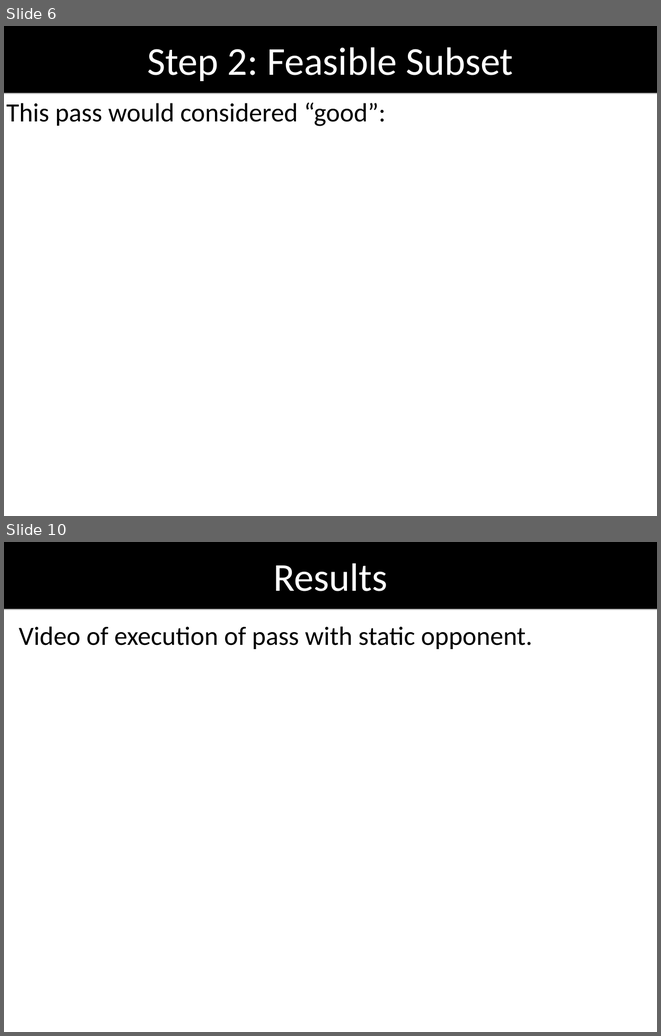
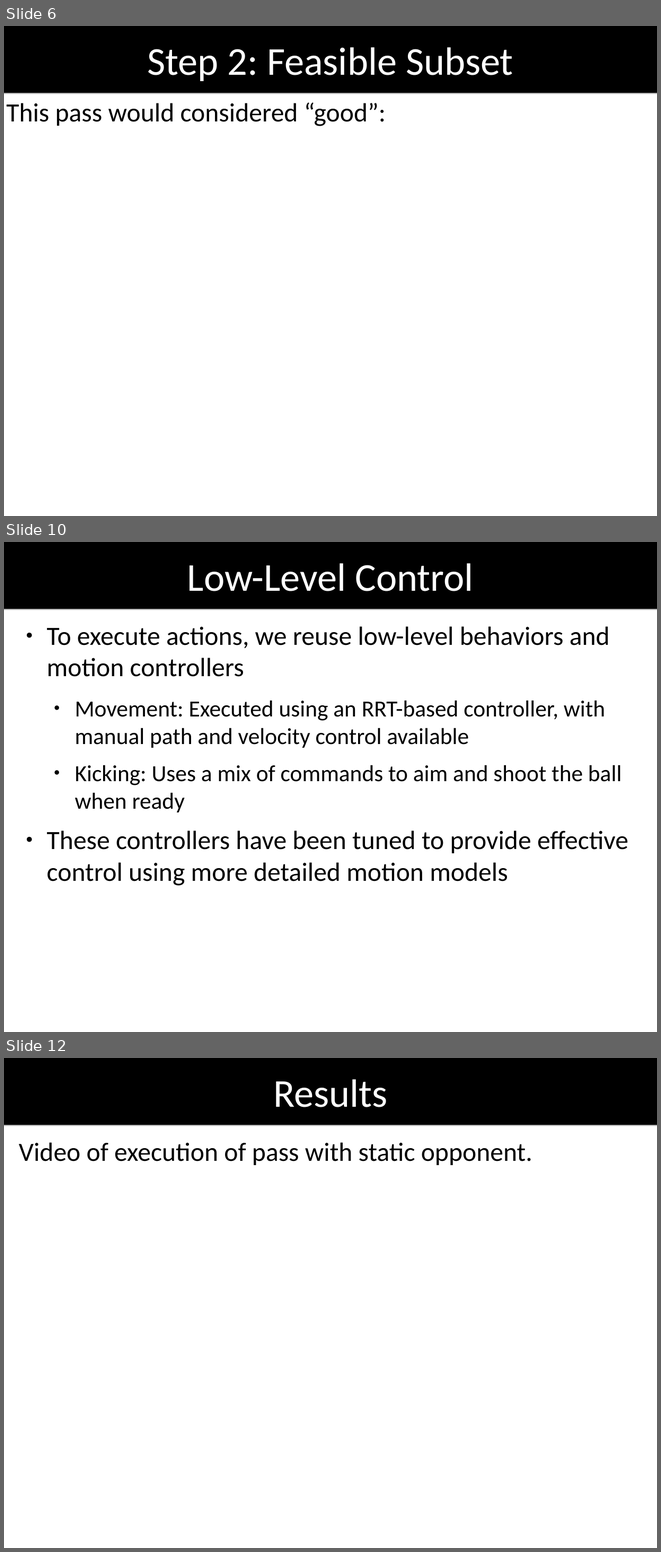
Before and after one commit to oarslan3/gt-cs-rip-projects, a slide deck: final/finalPresentation.odp. Shown one above the other, each under a label of ours: slides 6 and 10 before the commit, slides 6, 10 and 12 after it; the slides between them are not shown. The pictures are 661x1036 and 661x1552 pixels, drawn with LibreOffice and Linux fonts; fonts in the diff are those of the drawing; background and template pictures are left out. Boxes give left, top, right and bottom in pixels: in the first picture for what was removed or moved away, otherwise in the second. Text is boxed around its words. In the diff, an @@ line names an element or a change of style, - is before the commit and + after.

```diff
--- a/final/finalPresentation.odp
+++ b/final/finalPresentation.odp
@@ slide 10 added at box(4, 542, 657, 1032), background #FFFFFF @@
@@ title added at box(4, 542, 657, 608), fill #000000, 48 pt, text #FFFFFF @@
+Low-Level Control
@@ text added at box(47, 626, 628, 885), 32 pt, text #000000 @@
+● To execute actions, we reuse low-level behaviors and motion controllers
+  ● Movement: Executed using an RRT-based controller, with manual path and velocity control available
+  ● Kicking: Uses a mix of commands to aim and shoot the ball when ready
+● These controllers have been tuned to provide effective control using more detailed motion models
@@ what was slide 10 is now slide 12 @@
```
Also in this commit, not shown: 6 slides changed, 5 other slides added, 2 slides removed, 4 other files.
